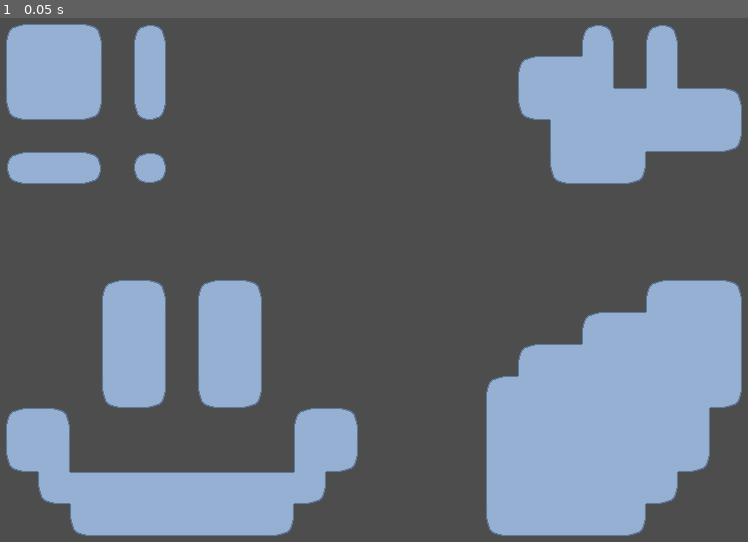
Above: before the commit, frame 1.
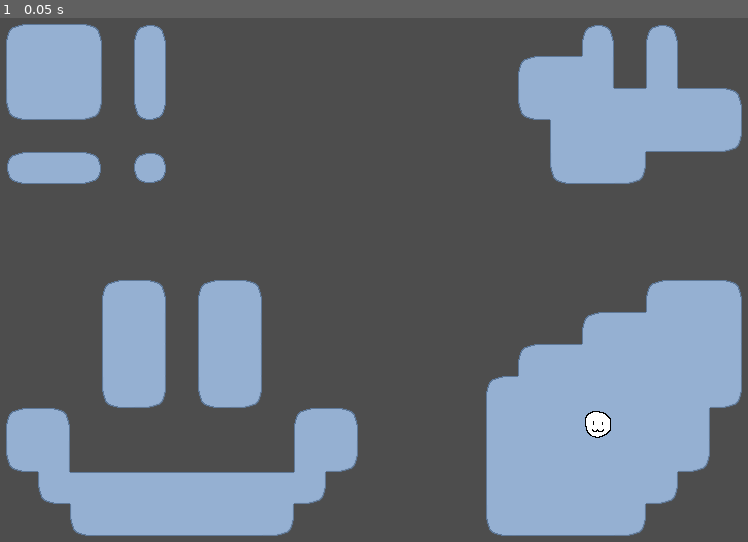
Above: after the commit, the same moment.

Repository: RubeculaBee/dream-catcher
Game: Godot game, scene res://Scenes/Rooms/test-room.tscn
Same seed, same stepped clock (60 frames per second), same inputs: the game is played once before the commit and once after it. The project has no main scene, so this scene is started directly.
Inputs:
- Up to frame 1 (0.05 s): no input

The runs differ from the first frame. In frame 1, 0.1% of the frame differs, in the area x 78-82%, y 75-81%.

Commit message:
added player to test room

Diff:
--- /dev/null
+++ b/Resources/Tilesets/entity-tileset.tres
@@ -0,0 +1,11 @@
+[gd_resource type="TileSet" load_steps=3 format=3 uid="uid://fkg58vg3o8tp"]
+
+[ext_resource type="PackedScene" uid="uid://dl5sm7g38ks6q" path="res://Scenes/Gameobjects/Player.tscn" id="1_dgj8h"]
+
+[sub_resource type="TileSetScenesCollectionSource" id="TileSetScenesCollectionSource_svkvl"]
+resource_name = "entities"
+scenes/1/scene = ExtResource("1_dgj8h")
+
+[resource]
+tile_size = Vector2i(32, 32)
+sources/0 = SubResource("TileSetScenesCollectionSource_svkvl")
--- a/Scenes/Rooms/test-room.tscn
+++ b/Scenes/Rooms/test-room.tscn
@@ -1,10 +1,15 @@
-[gd_scene load_steps=2 format=4 uid="uid://dec4dv3msi1x2"]
+[gd_scene load_steps=3 format=4 uid="uid://dec4dv3msi1x2"]
 
 [ext_resource type="TileSet" uid="uid://cryql3wbplkqj" path="res://Resources/Tilesets/test-tileset.tres" id="1_iynly"]
+[ext_resource type="TileSet" uid="uid://fkg58vg3o8tp" path="res://Resources/Tilesets/entity-tileset.tres" id="2_rqgg6"]
 
 [node name="Test Room" type="Node2D"]
 texture_filter = 1
 
-[node name="TileMapLayer" type="TileMapLayer" parent="."]
+[node name="Terrain Tile Map" type="TileMapLayer" parent="."]
 tile_map_data = PackedByteArray("AAABAAEAAQAAAAAAAAABAAIAAQAAAAEAAAABAAMAAQAAAAIAAAACAAMAAQABAAIAAAACAAIAAQABAAEAAAACAA …(1936 unchanged characters)…
 tile_set = ExtResource("1_iynly")
+
+[node name="Entity Tile Map" type="TileMapLayer" parent="."]
+tile_map_data = PackedByteArray("AAATAA0AAAAAAAAAAQA=")
+tile_set = ExtResource("2_rqgg6")
